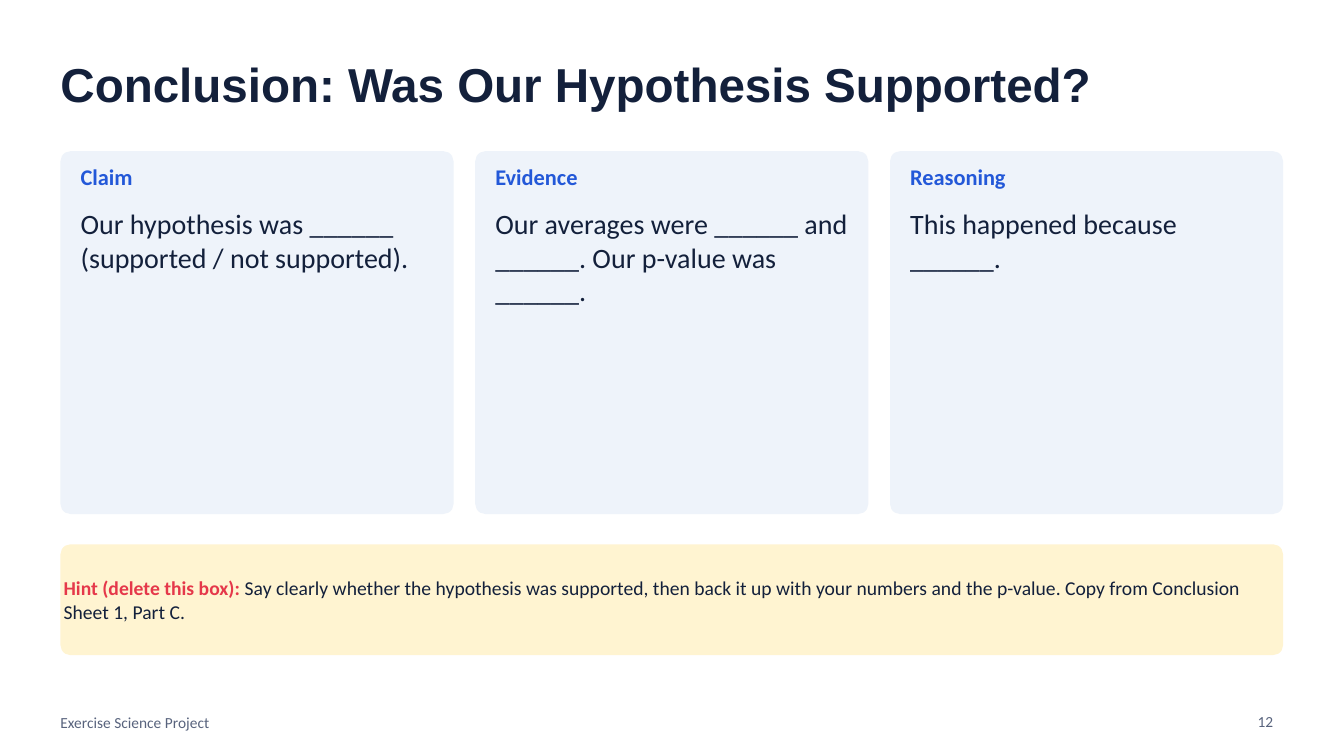
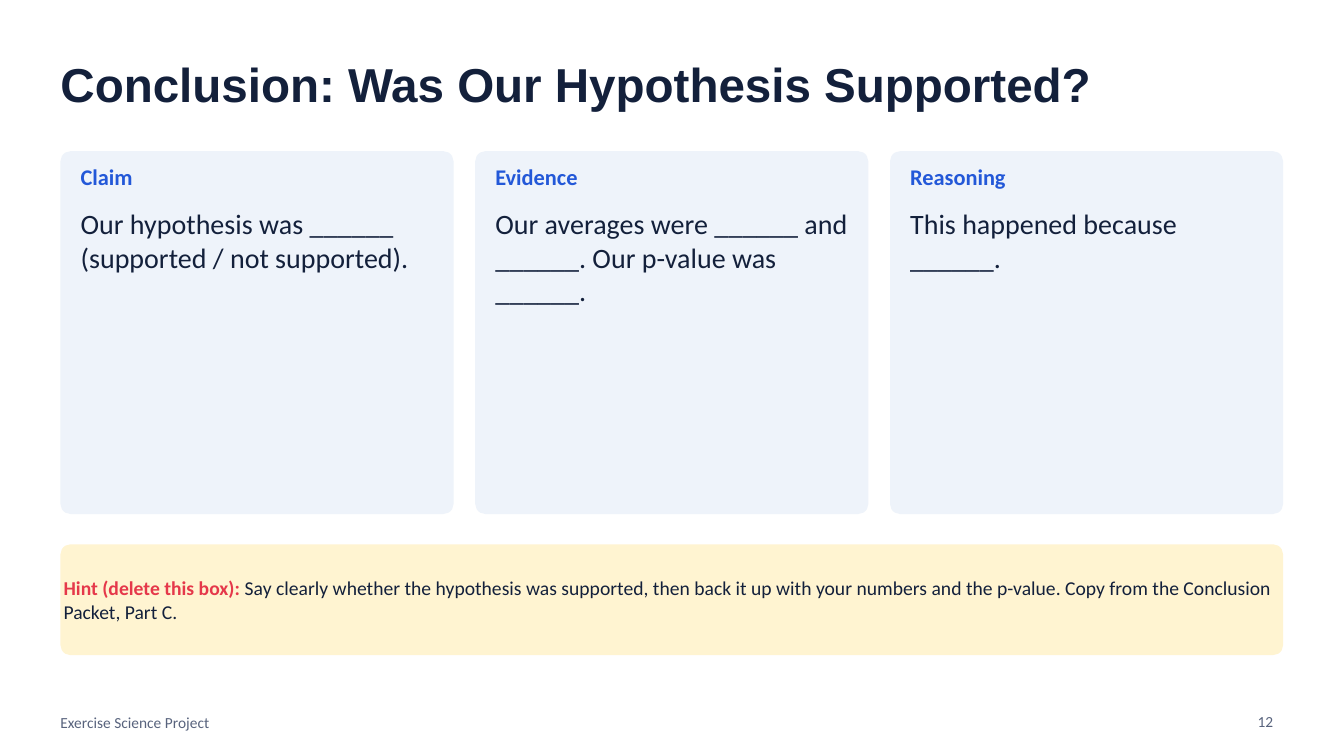
Before and after one commit to rward-prog/tri-1-7thgrade-project, a slide deck: slide 12 of files/Final_Presentation_Slides_Template.pptx. Drawn at 1344x756 pixels with LibreOffice and Linux fonts; fonts in the diff are those of the drawing. Boxes give left, top, right and bottom in pixels: in the first picture for what was removed or moved away, otherwise in the second. Text is boxed around its words. In the diff, an @@ line names an element or a change of style, - is before the commit and + after.

```diff
--- a/files/Final_Presentation_Slides_Template.pptx
+++ b/files/Final_Presentation_Slides_Template.pptx
@@ text in rounded rectangle at (64, 580, 1270, 622): text changed @@
-Hint (delete this box): Say clearly whether the hypothesis was supported, then back it up with your numbers and the p-value. Copy from Conclusion Sheet 1, Part C.
+Hint (delete this box): Say clearly whether the hypothesis was supported, then back it up with your numbers and the p-value. Copy from the Conclusion Packet, Part C.
```
Also in this commit, not shown: 4 other slides changed, 20 other files.
